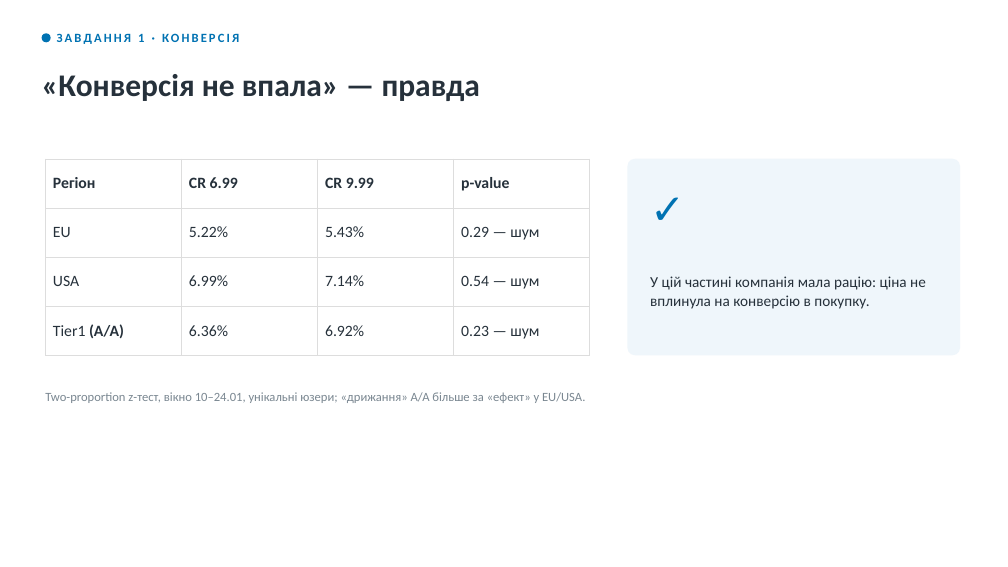
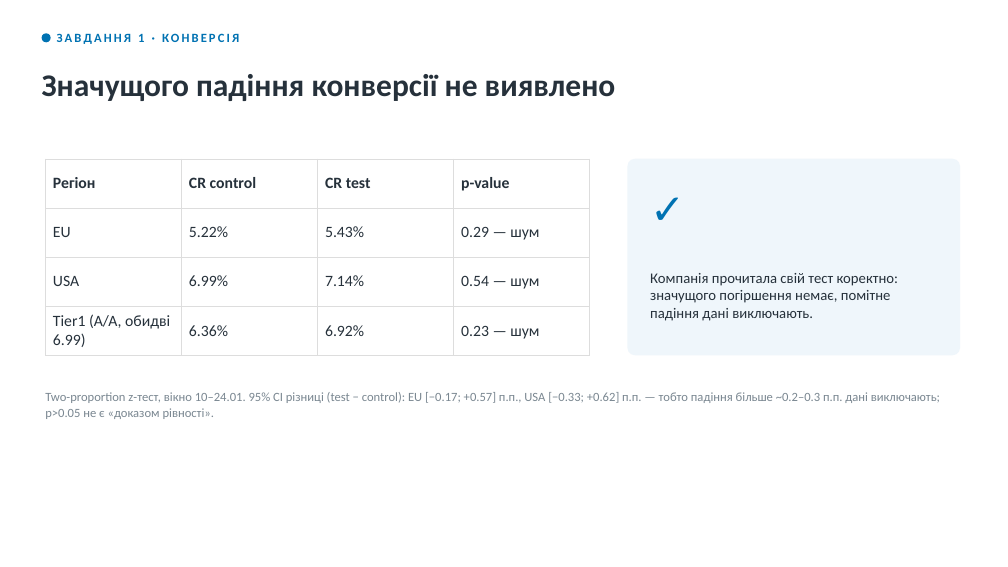
Before and after one commit to Trigger111/amo-case-nepop, a slide deck: slide 5 of AMO_case_presentation.pptx. Drawn at 1008x567 pixels with LibreOffice and Linux fonts; fonts in the diff are those of the drawing. Boxes give left, top, right and bottom in pixels: in the first picture for what was removed or moved away, otherwise in the second. Text is boxed around its words. In the diff, an @@ line names an element or a change of style, - is before the commit and + after.

```diff
--- a/AMO_case_presentation.pptx
+++ b/AMO_case_presentation.pptx
@@ text at (42,74,616,101): text changed @@
-«Конверсія не впала» — правда
+Значущого падіння конверсії не виявлено
@@ table at (45,159,590,355) @@
-row 1, column 2: CR 6.99
+row 1, column 2: CR control
-row 1, column 3: CR 9.99
+row 1, column 3: CR test
-row 4, column 1: Tier1 (A/A)
+row 4, column 1: Tier1 (A/A, обидві 6.99)
@@ text at (650,273,899,321): text changed; size 14.5 to 14 pt @@
-У цій частині компанія мала рацію: ціна не вплинула на конверсію в покупку.
+Компанія прочитала свій тест коректно: значущого погіршення немає, помітне падіння дані виключають.
@@ text at (45,392,940,419): text changed @@
-Two-proportion z-тест, вікно 10–24.01, унікальні юзери; «дрижання» A/A більше за «ефект» у EU/USA.
+Two-proportion z-тест, вікно 10–24.01. 95% CI різниці (test − control): EU [−0.17; +0.57] п.п., USA [−0.33; +0.62] п.п. — тобто падіння більше ~0.2–0.3 п.п. дані виключають; p>0.05 не є «доказом рівності».
```
Also in this commit, not shown: 7 other slides changed, 1 slide added, 1 slide removed, 3 other files.
